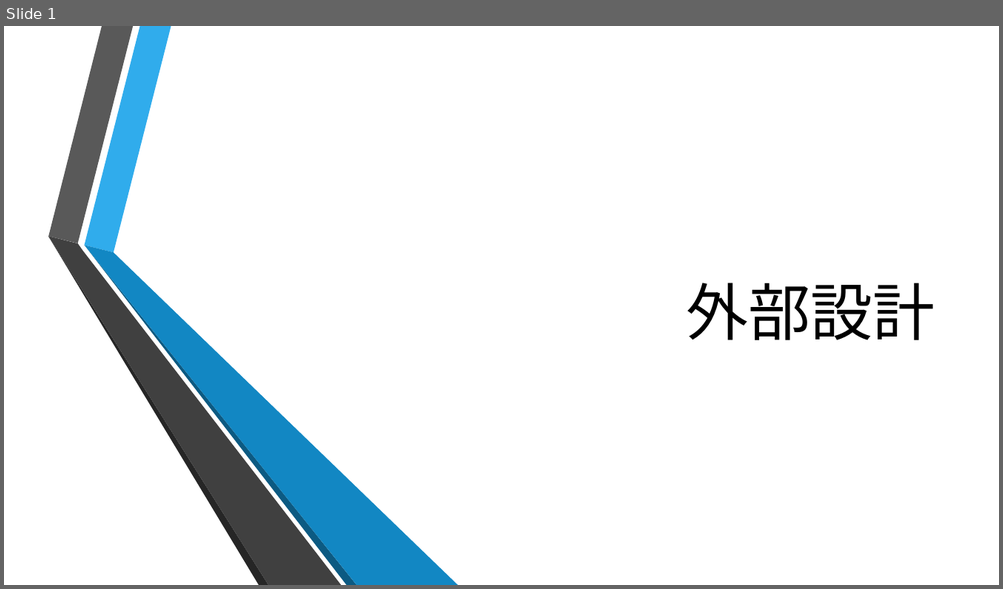
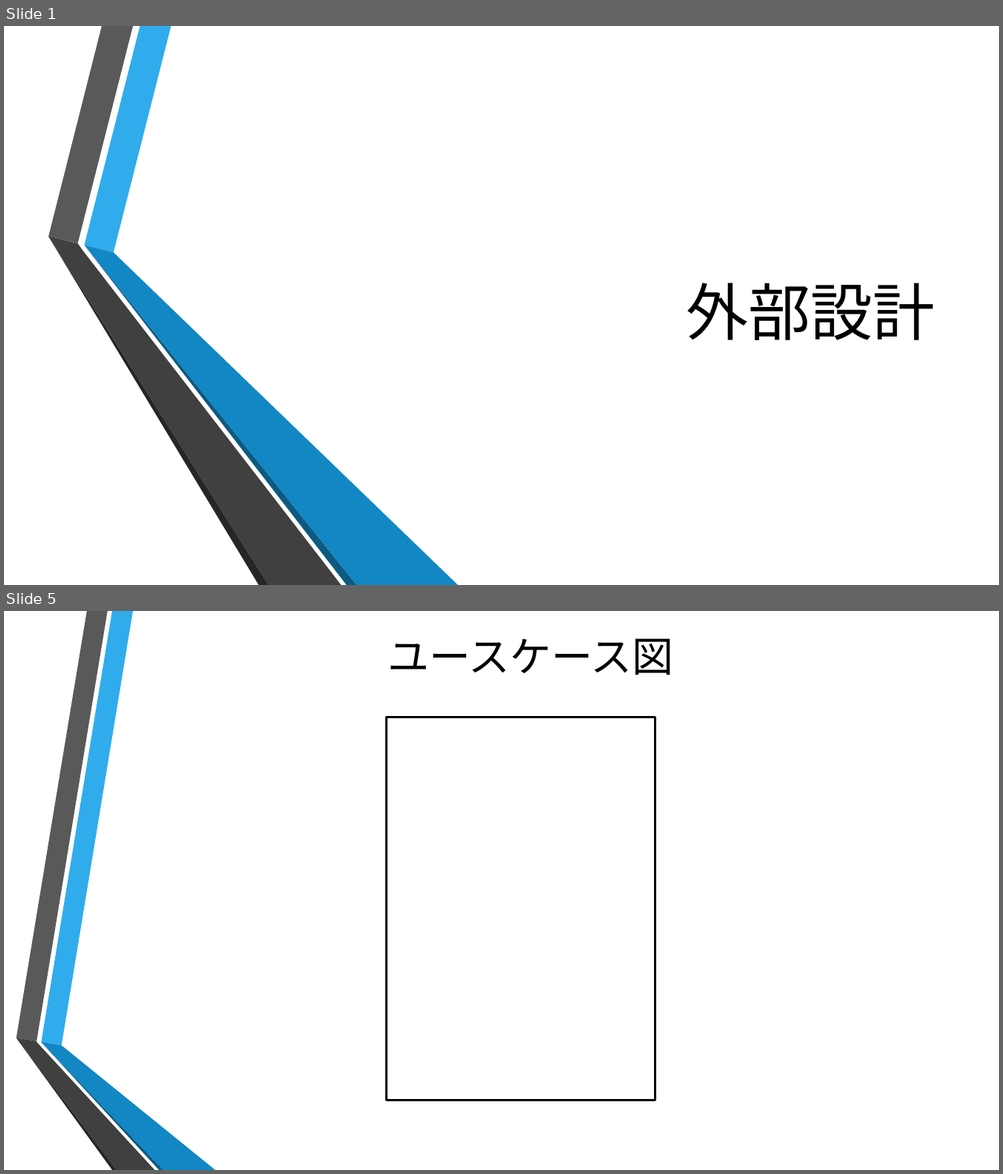
Before and after one commit to nh15/documents, a slide deck: ExternalDesign.pptx. Shown one above the other, each under a label of ours: slide 1 before the commit, slides 1 and 5 after it; the slides between them are not shown. The pictures are 1003x589 and 1003x1174 pixels, drawn with LibreOffice and Linux fonts; fonts in the diff are those of the drawing; background and template pictures are left out. Boxes give left, top, right and bottom in pixels: in the first picture for what was removed or moved away, otherwise in the second. Text is boxed around its words. In the diff, an @@ line names an element or a change of style, - is before the commit and + after.

```diff
--- a/ExternalDesign.pptx
+++ b/ExternalDesign.pptx
@@ slide 5 added at [4, 611, 999, 1170], background picture (left out) @@
@@ title added at [387, 638, 673, 675], 40 pt, text #000000 @@
+ユースケース図
@@ rectangle added at [387, 717, 655, 1100], fill #FFFFFF, outline #000000 2.25 pt @@
@@ group added at [16, 611, 215, 1170]: 6 freeform shapes @@
```
Also in this commit, not shown: 1 slide changed, 2 other slides added.
